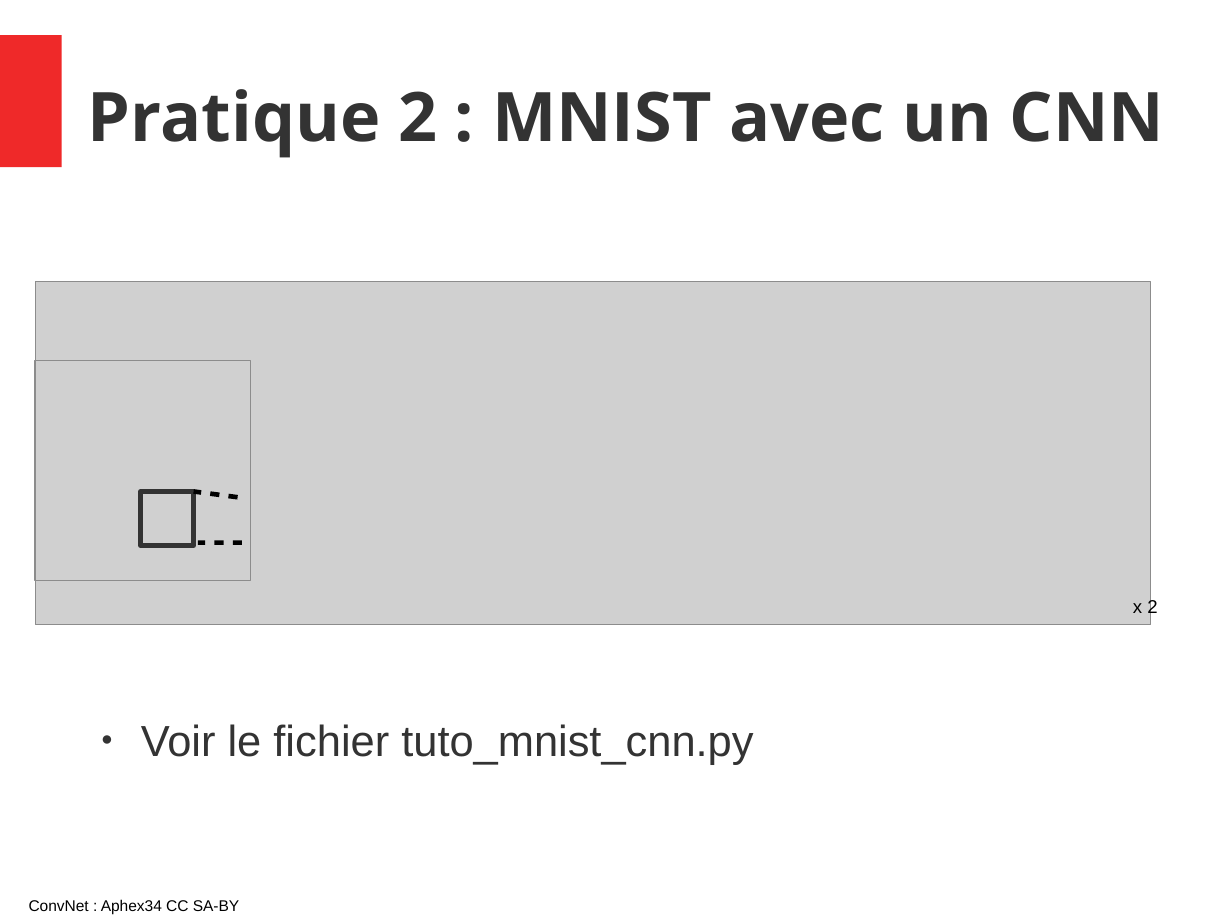
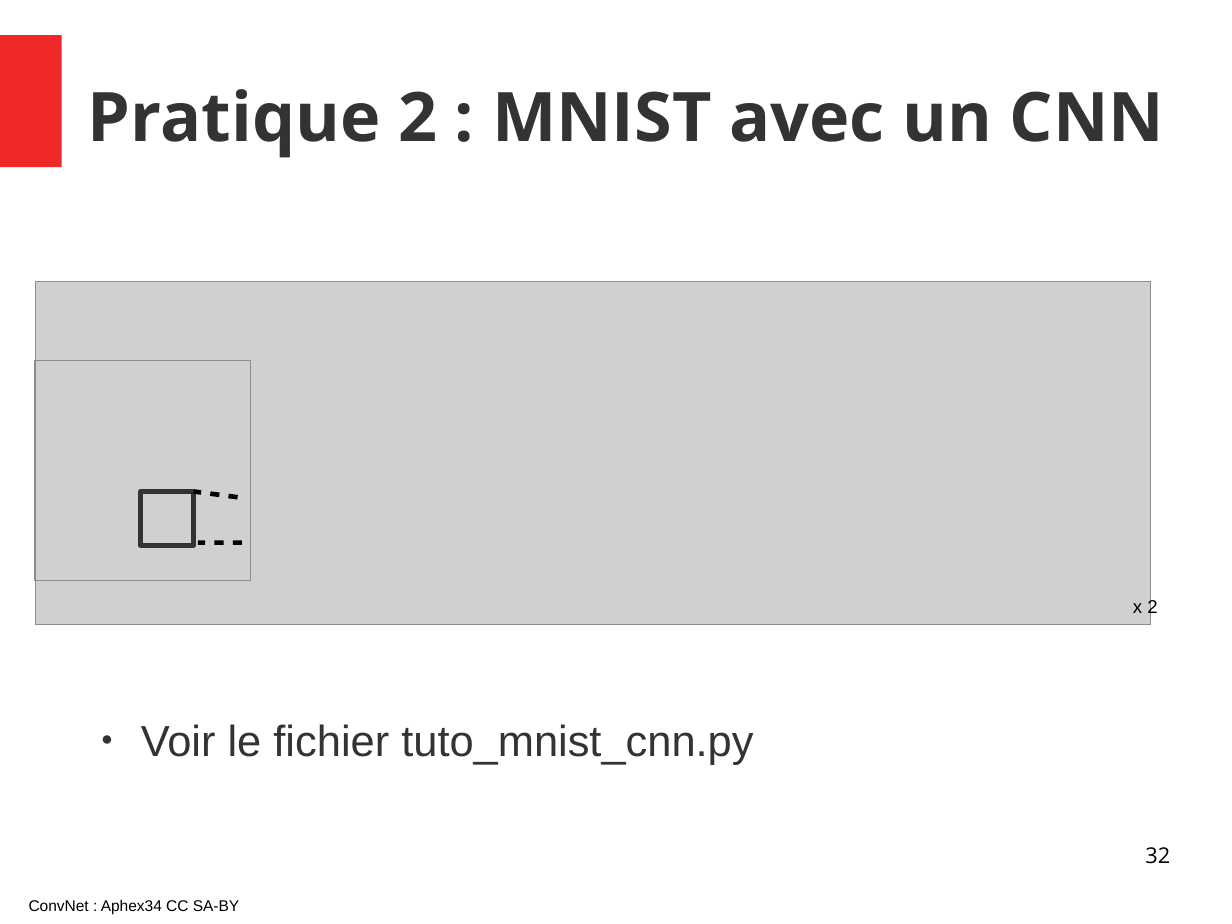
Before and after one commit to thalitadru/CoursNNDL, a slide deck: slide 32 of cours.odp. Drawn at 1232x924 pixels with LibreOffice and Linux fonts; fonts in the diff are those of the drawing; grey boxes stand for pictures. Boxes give left, top, right and bottom in pixels: in the first picture for what was removed or moved away, otherwise in the second. Text is boxed around its words. In the diff, an @@ line names an element or a change of style, - is before the commit and + after.

```diff
--- a/cours.odp
+++ b/cours.odp
@@ page number added at [1145,847,1170,864], 14 pt, text #000000 @@
+32
```
Also in this commit, not shown: 32 other slides changed.
